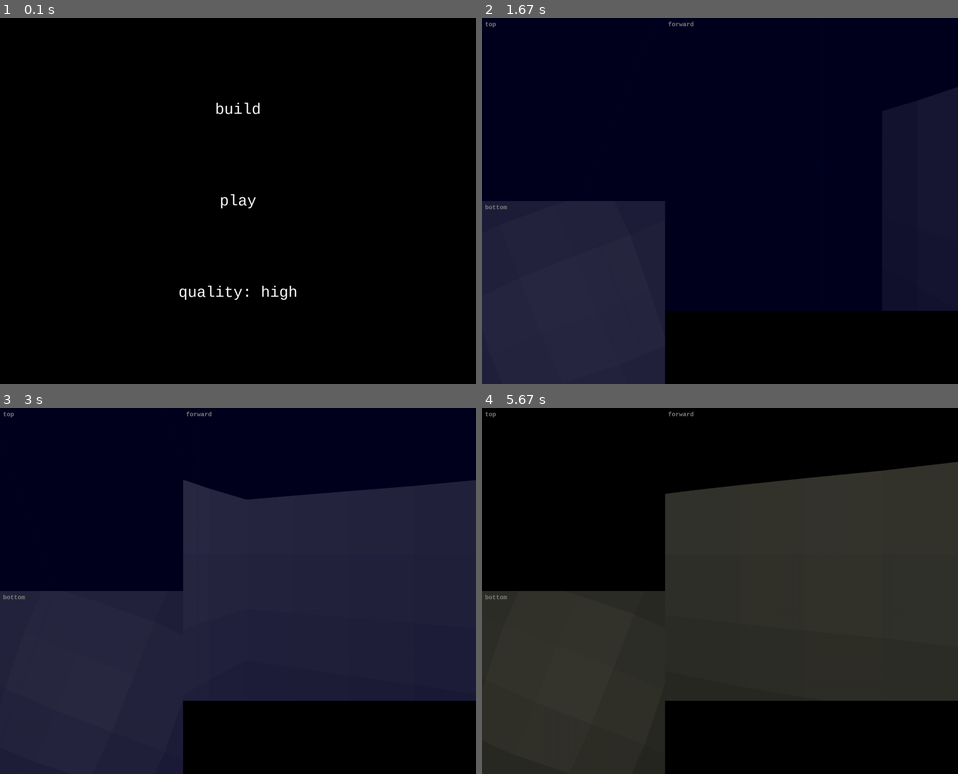
Above: before the commit, frames 1-4 (two rows, left to right).
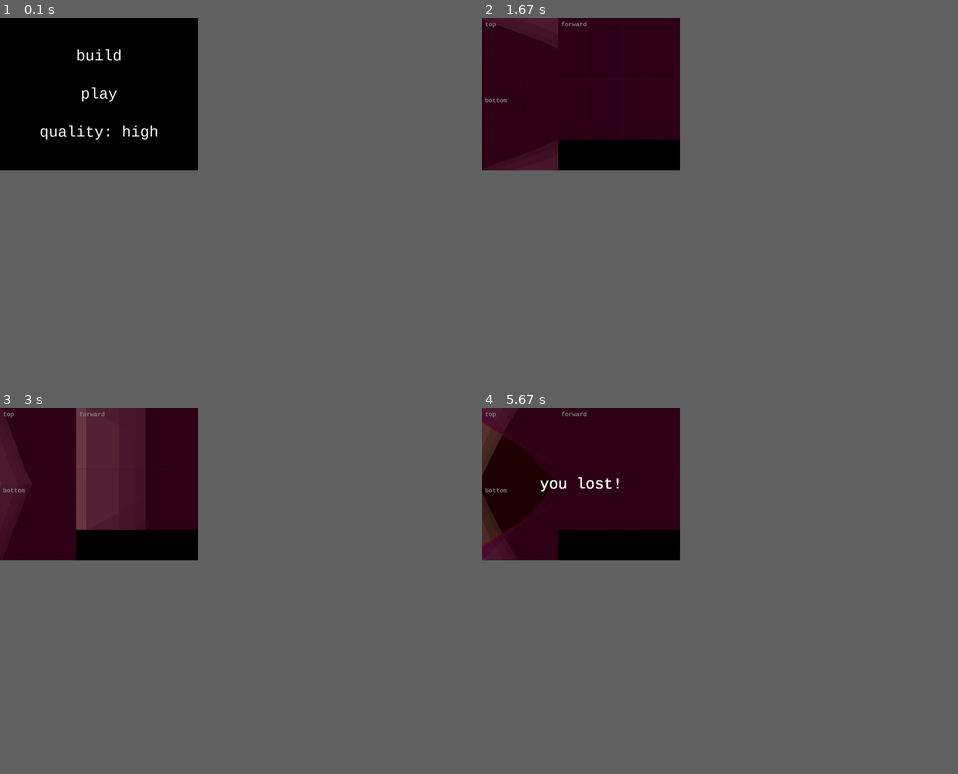
Above: after the commit, the same moments.

Repository: UCHMS19-20/final-project-notnotharsh
Game: pygame game, started from src/graphics.py
The game is run twice, just before and just after one commit, with the same random seed, the same clock (stepped at 60 frames per second) and the same inputs.
Inputs (mouse positions are in pixels of both pictures, inside the frame that each line leads up to):
- Up to frame 1 (0.1 s): no input
- Up to frame 2 (1.67 s): click "play" at 0.38 s; hold Right 0.67-1.13 s; move the mouse to (572, 102) at 0.7 s; hold Right 1.17-1.63 s; tap Z at 1.23, 1.53 s
- Up to frame 3 (3 s): hold Left 1.67-2.2 s; tap Z at 1.73, 2.03, 2.3, 2.6, 2.73 s; hold Left 2.23-2.63 s; tap X at 2.38 s; hold Right from 2.67 s (still down)
- Up to frame 4 (5.67 s): tap Z at 3.03, 3.4, 3.7, 3.9, 4.2, 4.4, 4.7, 4.9, 5.2, 5.47 s; release Right at 3.3 s; hold Left 3.33-3.8 s; hold Right 3.83-4.3 s; tap X at 3.98, 5.55 s; hold Right 4.33-4.8 s; hold Left 4.83-5.37 s; hold Left from 5.4 s (still down)
In our replay, the window is 899x692 before the commit and 374x288 after it. These sizes can differ from the game's own. Grey fills any space a smaller window leaves; there, only what the larger window draws over its background counts as a difference.

The runs differ from the first frame. In frame 1, 0.9% of the frame differs, in the area x 8-63%, y 8-78%; in frame 2, 49%; in frame 3, 83%, in the area x 0-100%, y 0-100%; in frame 4, 72%.

Commit message:
changed cubes.txt

Diff:
--- a/src/cubes.txt
+++ b/src/cubes.txt
@@ -1,64 +1,115 @@
-0 -6 0 0 0 127
--4 -6 0
--4 -4 0
--4 -8 0
--4 -10 0
--4 -10 -2
--4 -10 -4
--4 -8 -4
--4 -6 -4
 -4 -4 -4
 -4 -4 -2
--4 -6 -2
--4 -8 -2
--2 -10 -4
--2 -8 -4
--2 -6 -4
+-4 -4 0
+-4 -4 2
+-4 -4 4
 -2 -4 -4
-0 -6 -4
+-2 -4 -2
+-2 -4 0
+-2 -4 2
+-2 -4 4
 0 -4 -4
-0 -8 -4
-0 -10 -4
-2 -10 -4
-2 -8 -4
-2 -6 -4
+0 -4 -2
+0 -4 2
+0 -4 4
 2 -4 -4
+2 -4 -2
+2 -4 0
+2 -4 2
+2 -4 4
 4 -4 -4
-4 -6 -4
-4 -8 -4
-4 -10 -4
-6 -10 -4
-6 -8 -4
-6 -6 -4
-6 -4 -4
-6 -4 0
-6 -6 0
-6 -8 -2
-6 -8 0
-6 -6 -2
-6 -4 -2
-6 -10 -2
-6 -10 0
+4 -4 -2
+4 -4 0
+4 -4 2
+4 -4 4
+-4 -2 -4
+-4 -2 -2
 -4 -2 0
--4 -2 -2
--4 -2 -4
+-4 -2 2
+-4 -2 4
 -2 -2 -4
+-2 -2 2
+-2 -2 4
 0 -2 -4
+0 -2 -2
+0 -2 2
+0 -2 4
 2 -2 -4
+2 -2 4
 4 -2 -4
-6 -2 -4
-6 -2 -2
-6 -2 0
+4 -2 -2
 4 -2 0
-2 -2 0
-0 -2 0
--2 -2 0
--2 -2 -2
-0 -2 -2
-2 -2 -2
-4 -2 -2
-0 -6 -6 0 127 0
--2 -6 -6 127 0 0
-2 -6 -6 127 0 0
-0 -8 -6 127 0 0
-0 -4 -6 127 0 0
+4 -2 2
+4 -2 4
+-4 0 -4
+-4 0 -2
+-4 0 0
+-4 0 2
+-4 0 4
+-2 0 -4
+-2 0 0
+-2 0 2
+-2 0 4
+0 0 -4
+0 0 -2
+0 0 0
+2 0 -4
+2 0 0
+2 0 4
+4 0 -4
+4 0 -2
+4 0 0
+4 0 2
+4 0 4
+-4 2 -4
+-4 2 -2
+-4 2 0
+-4 2 2
+-4 2 4
+-2 2 -4
+-2 2 0
+-2 2 2
+-2 2 4
+0 2 -4
+0 2 4
+2 2 -4
+2 2 0
+2 2 4
+4 2 -4
+4 2 -2
+4 2 0
+4 2 2
+4 2 4
+-4 4 -4
+-4 4 -2
+-4 4 0
+-4 4 2
+-4 4 4
+-2 4 -4
+-2 4 -2
+-2 4 0
+-2 4 2
+-2 4 4
+0 4 -4
+0 4 -2
+0 4 2
+0 4 4
+2 4 -4
+2 4 -2
+2 4 0
+2 4 2
+2 4 4
+4 4 -4
+4 4 -2
+4 4 0
+4 4 2
+4 4 4
+0 -6 0 0 0 127
+0 -8 0 127 0 0
+0 -6 -2 127 0 0
+0 -6 2 127 0 0
+-2 -6 0 127 0 0
+2 -6 0 127 0 0
+0 0 4 127 0 0
+0 2 -2 127 0 0
+0 6 0 0 127 0
--- a/src/graphics.py
+++ b/src/graphics.py
@@ -175,7 +175,7 @@
     local_cube = [int(2 * math.floor(pos[0] / 2)), int(2 * math.floor(pos[1] / 2)), int(2 * math.floor(pos[2] / 2)), 0, 0, 127]
     return local_cube not in cubes
 
-size_coefficient = 120
+size_coefficient = 50
 
 side_size = (5 * size_coefficient, 5 * size_coefficient)
 mid_size = (8 * size_coefficient, 8 * size_coefficient)
